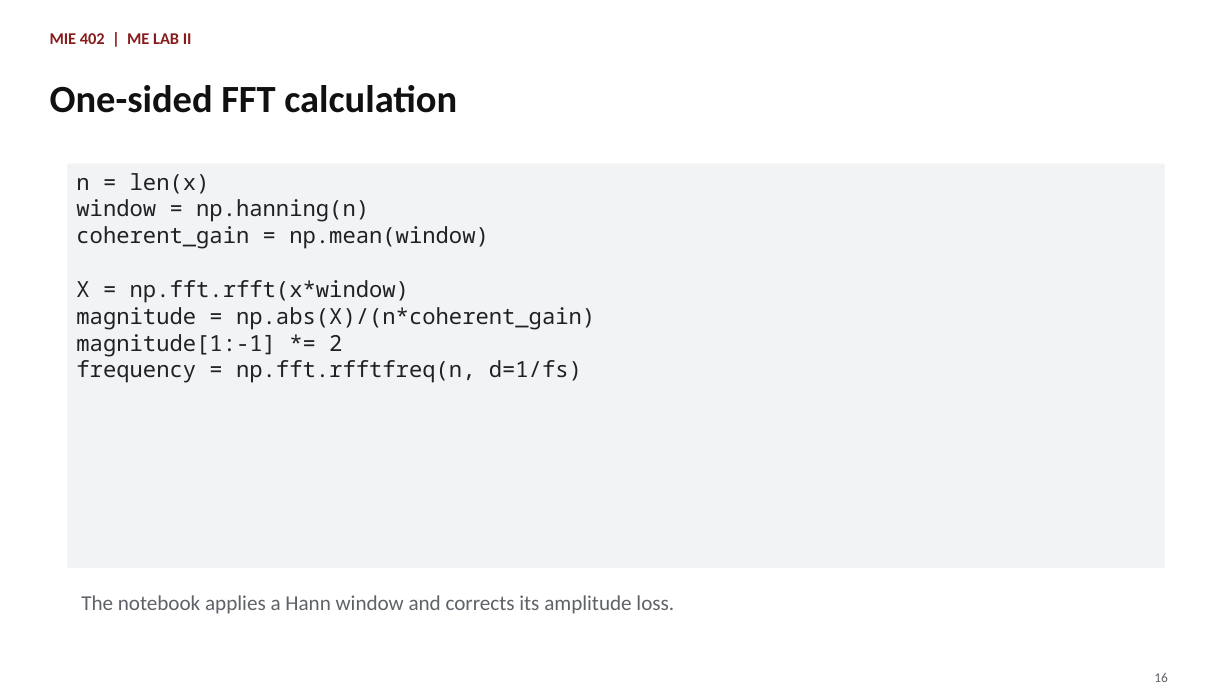
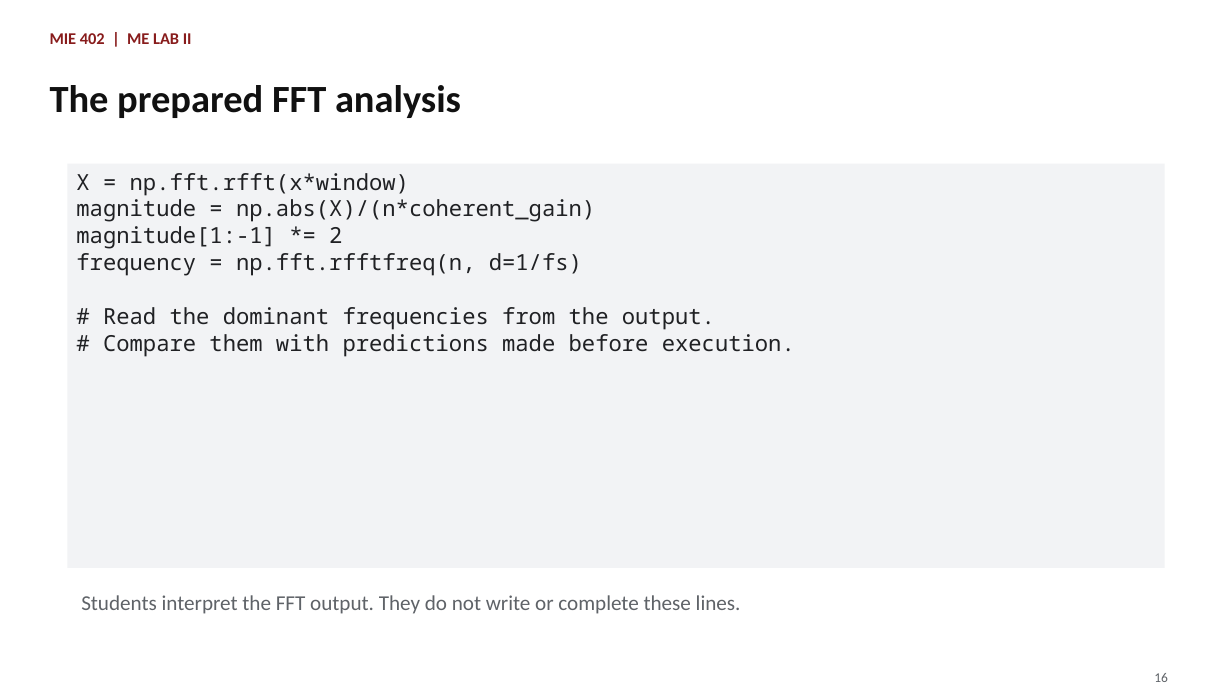
Before and after one commit to Ehsan-Roohi/MIE402-Lab, a slide deck: slide 16 of site/docs/MIE402_Lecture02_Sampling_Jupyter_PreLab1_Fall2026.pptx. Drawn at 1232x693 pixels with LibreOffice and Linux fonts; fonts in the diff are those of the drawing. Boxes give left, top, right and bottom in pixels: in the first picture for what was removed or moved away, otherwise in the second. Text is boxed around its words. In the diff, an @@ line names an element or a change of style, - is before the commit and + after.

Commit message:
Refocus Pre-Lab 1 on data analysis

```diff
--- a/site/docs/MIE402_Lecture02_Sampling_Jupyter_PreLab1_Fall2026.pptx
+++ b/site/docs/MIE402_Lecture02_Sampling_Jupyter_PreLab1_Fall2026.pptx
@@ text at (50, 85, 461, 118): text changed @@
-One-sided FFT calculation
+The prepared FFT analysis
@@ text in rectangle at (76, 173, 489, 249): paragraphs removed @@
-n = len(x)
-window = np.hanning(n)
-coherent_gain = np.mean(window)
@@ text in rectangle at (103, 307, 795, 356): paragraphs added @@
+# Read the dominant frequencies from the output.
+# Compare them with predictions made before execution.
@@ text at (81, 595, 741, 614): text changed @@
-The notebook applies a Hann window and corrects its amplitude loss.
+Students interpret the FFT output. They do not write or complete these lines.
```
Also in this commit, not shown: 4 other slides changed, 5 other files.
